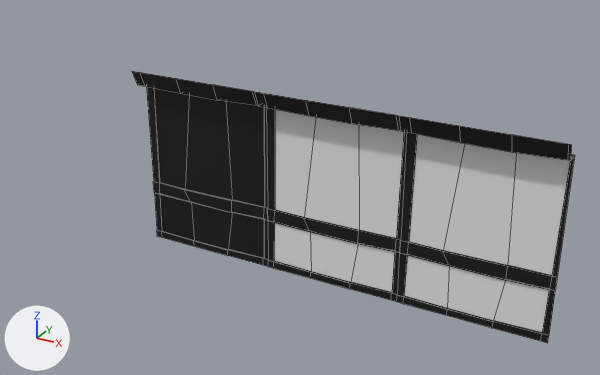
Renders of the Blender file Content/Game_Art/Blender/Porte.blend from each side of a commit.
Camera for both pictures: a 50 mm camera at (8.49, -9.05, 5.87) aimed at (3.19, 0.58, 1.05). Every picture has the same lights, and +X, +Y and +Z are marked at lower left. Mesh edges are drawn as thin lines.

Before the edit, the objects in view are built like this:
```python
me_cube_005 = bpy.data.meshes.new('Cube.005')
me_cube_005.from_pydata(...)  # 76 vertices, 61 faces; spans x -1.0..1.0, y -0.3..0.0, z 0.0..2.7
me_cube_005.polygons.foreach_set('use_smooth', [True] * 61)
# faces by material slot: [6, 55]
me_cube_005.materials.append(mat_m_wall_1_paper)  # picture img_t_wall_1_paper_uvl_psd
me_cube_005.materials.append(mat_m_wall_1_wood)  # picture img_t_wall_1_wood_uvl_psd
me_cube_007 = bpy.data.meshes.new('Cube.007')
me_cube_007.from_pydata(...)  # 76 vertices, 61 faces; spans x -1.0..1.0, y -0.3..0.0, z 0.0..2.7
me_cube_007.polygons.foreach_set('use_smooth', [True] * 61)
# faces by material slot: [6, 55]
me_cube_007.materials.append(mat_m_wall_1b_paper)  # its picture is missing
me_cube_007.materials.append(mat_m_wall_1_wood)  # picture img_t_wall_1_wood_uvl_psd
me_cube_008 = bpy.data.meshes.new('Cube.008')
me_cube_008.from_pydata(...)  # 76 vertices, 61 faces; spans x -1.0..1.0, y -0.3..0.0, z 0.0..2.7
me_cube_008.polygons.foreach_set('use_smooth', [True] * 61)
# faces by material slot: [6, 55]
me_cube_008.materials.append(mat_m_wall_1c_paper)  # its picture is missing
me_cube_008.materials.append(mat_m_wall_1_wood)  # picture img_t_wall_1_wood_uvl_psd
ob_cube_002 = bpy.data.objects.new('Cube.002', me_cube_005)
ob_cube_002.location = (2.0, 0.0, 0.0)
ob_cube_005 = bpy.data.objects.new('Cube.005', me_cube_007)
ob_cube_005.location = (4.0, 0.0, 0.0)
ob_cube_007 = bpy.data.objects.new('Cube.007', me_cube_008)
ob_cube_007.location = (6.0, 0.0, 0.0)
```
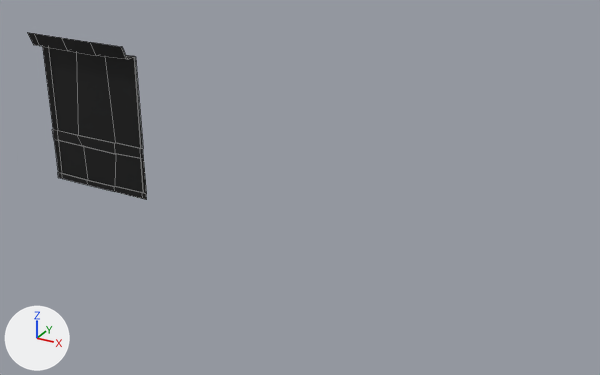
What the commit changed:
me_cube_005 has 76 vertices, 61 faces and spans x -1.0..1.0, y -0.3..0.0, z 0.0..2.7.
me_cube_005 is used by ob_cube_002; location (2.0, 0.0, 0.0).
me_cube_005 part 1: the whole mesh is moved by (-1.0, 1.0, 0.0).
Object 'Cube.002' (ob_cube_002) moves from (2.0, 0.0, 0.0) to (0.0, 0.0, 0.0).
Object 'Cube.005' (ob_cube_005) now shows me_cube_005 instead of me_cube_007.
Object 'Cube.005' (ob_cube_005) is now hidden.
Object 'Cube.007' (ob_cube_007) now shows me_cube_005 instead of me_cube_008.
Object 'Cube.007' (ob_cube_007) is now hidden.

What differs and where, as boxes (x1, y1, x2, y2) in the pictures (600 x 375 px):
'Cube.002', moved
    before: (132, 71, 269, 266)
    after: (28, 33, 147, 200)
'Cube.007', hidden
    before: (397, 116, 575, 343)
    faces in mat_m_wall_1c_paper (its picture is missing): (404, 134, 570, 333)
    faces in mat_m_wall_1_wood (picture img_t_wall_1_wood_uvl_psd): (397, 116, 575, 343)
'Cube.005', hidden
    before: (254, 92, 407, 302)
    faces in mat_m_wall_1b_paper (its picture is missing): (274, 109, 404, 292)
    faces in mat_m_wall_1_wood (picture img_t_wall_1_wood_uvl_psd): (254, 92, 407, 302)
